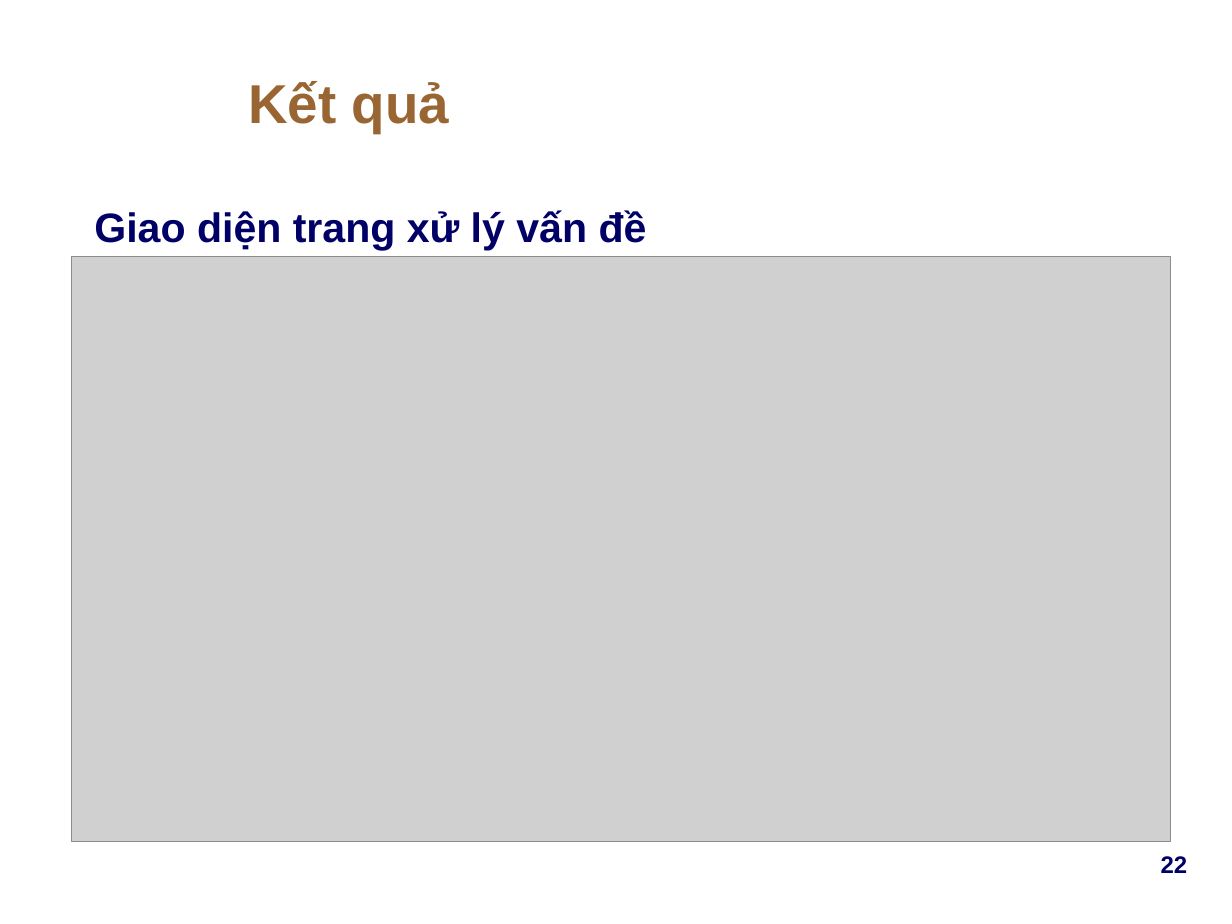
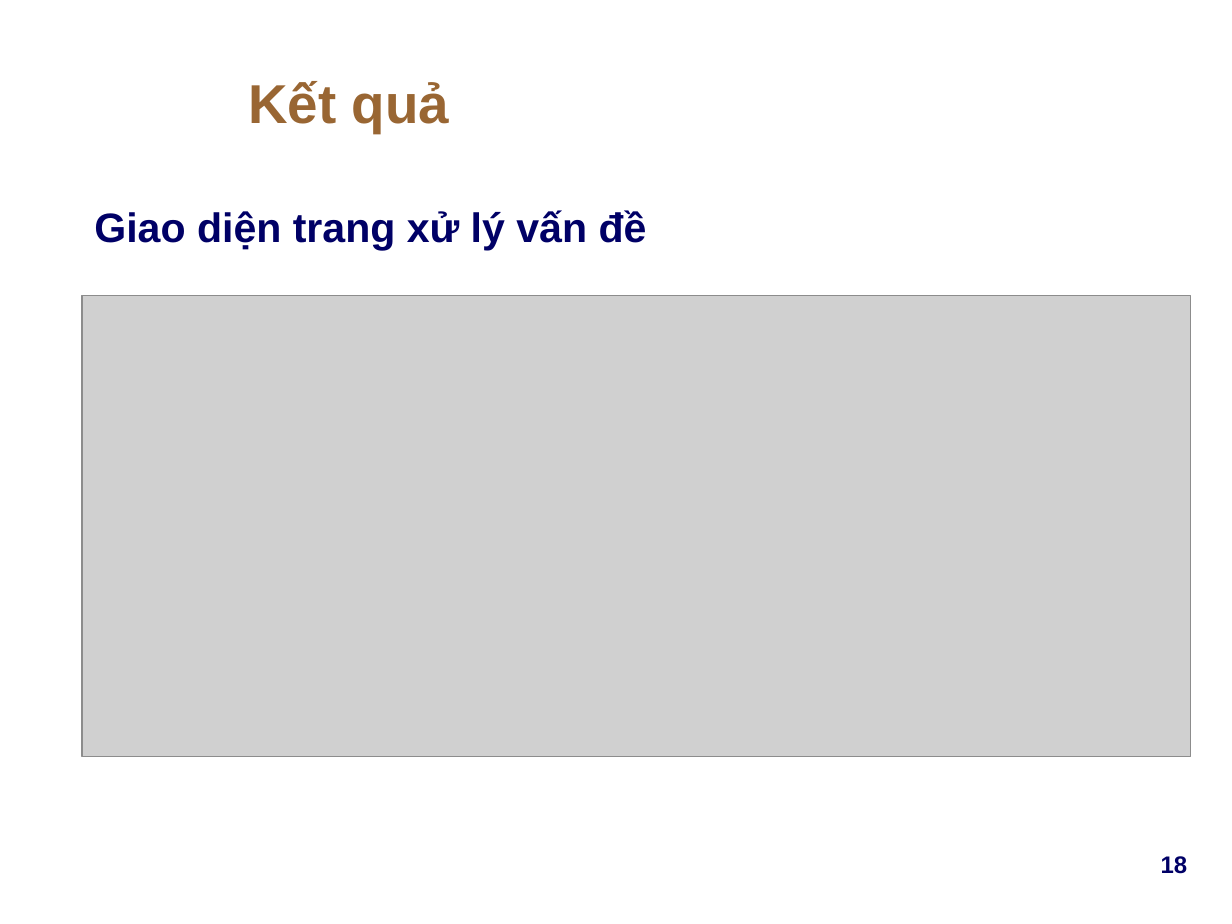
Before and after one commit to pnqphong95/lab-manager, a slide deck: slide 18 of docs/resources/Presentation.pptx (slide 22 before the commit). Drawn at 1232x924 pixels with LibreOffice and Linux fonts; fonts in the diff are those of the drawing; grey boxes stand for pictures; background and template pictures are left out. Boxes give left, top, right and bottom in pixels: in the first picture for what was removed or moved away, otherwise in the second. Text is boxed around its words. In the diff, an @@ line names an element or a change of style, - is before the commit and + after.

```diff
--- a/docs/resources/Presentation.pptx
+++ b/docs/resources/Presentation.pptx
@@ picture: place and size @@
-picture at (71, 256, 1170, 841)
+picture at (83, 296, 1191, 756)
@@ page number at (1161, 856, 1188, 874): text changed @@
-22
+18
```
Also in this commit, not shown: 13 other slides changed, 1 slide added, 5 slides removed.
